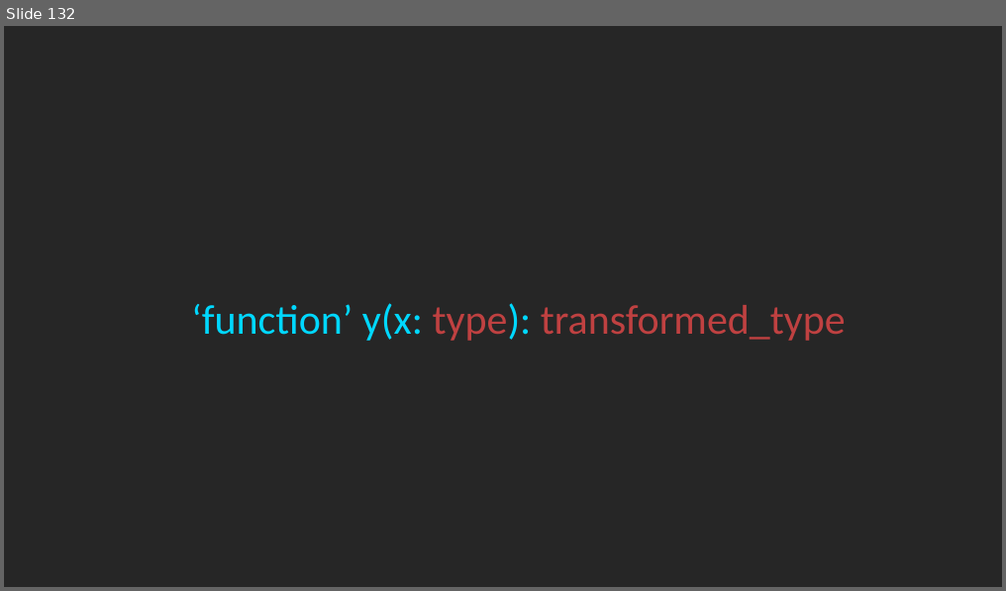
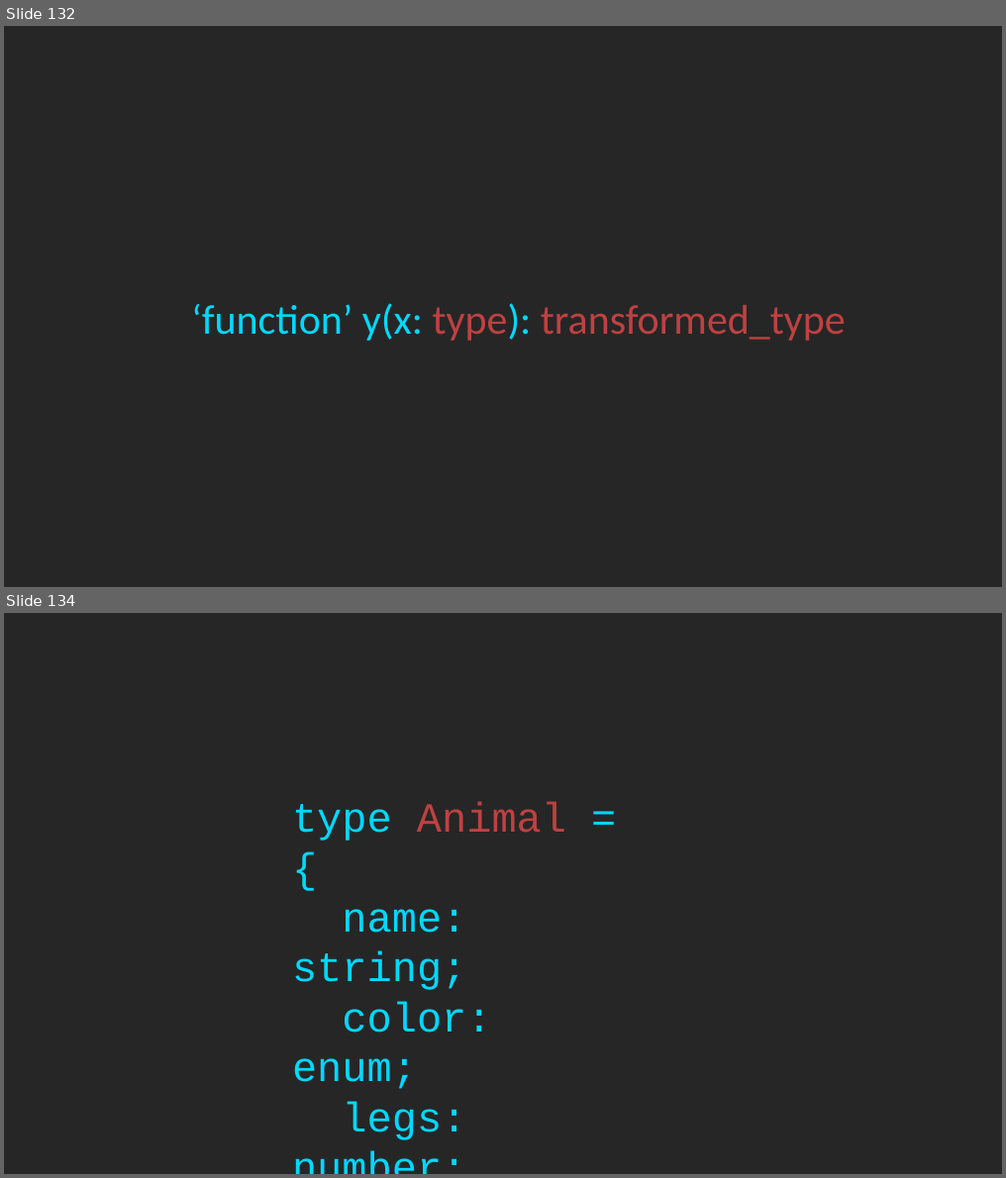
Before and after one commit to rkhaimov/ts-course, a slide deck: Course.pptx. Shown one above the other, each under a label of ours: slide 132 before the commit, slides 132 and 134 after it; the slides between them are not shown. The pictures are 1006x591 and 1006x1178 pixels, drawn with LibreOffice and Linux fonts; fonts in the diff are those of the drawing. Boxes give left, top, right and bottom in pixels: in the first picture for what was removed or moved away, otherwise in the second. Text is boxed around its words. In the diff, an @@ line names an element or a change of style, - is before the commit and + after.

```diff
--- a/Course.pptx
+++ b/Course.pptx
@@ slide 134 added at [4,613,1002,1174], background #262626 @@
@@ text added at [292,802,566,1141], 40 pt, text #00D8FF @@
+type Animal = {
+name: string;
+color: enum;
+legs: number;
+}
```
Also in this commit, not shown: 8 other slides added.
